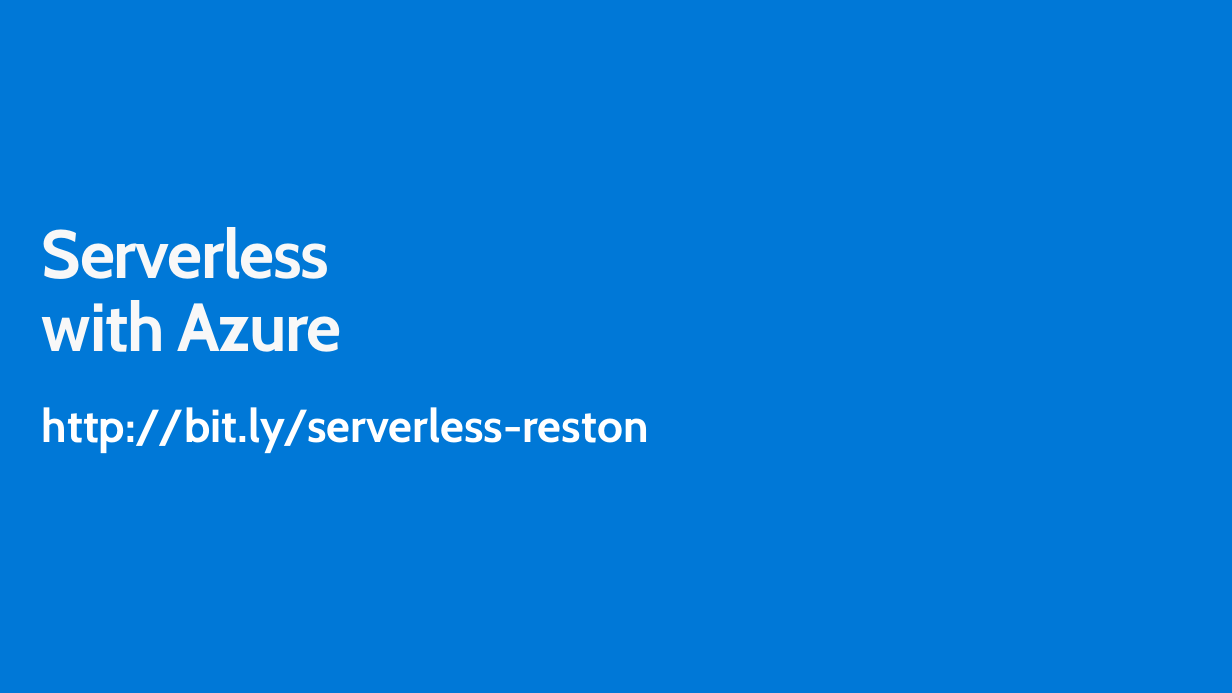
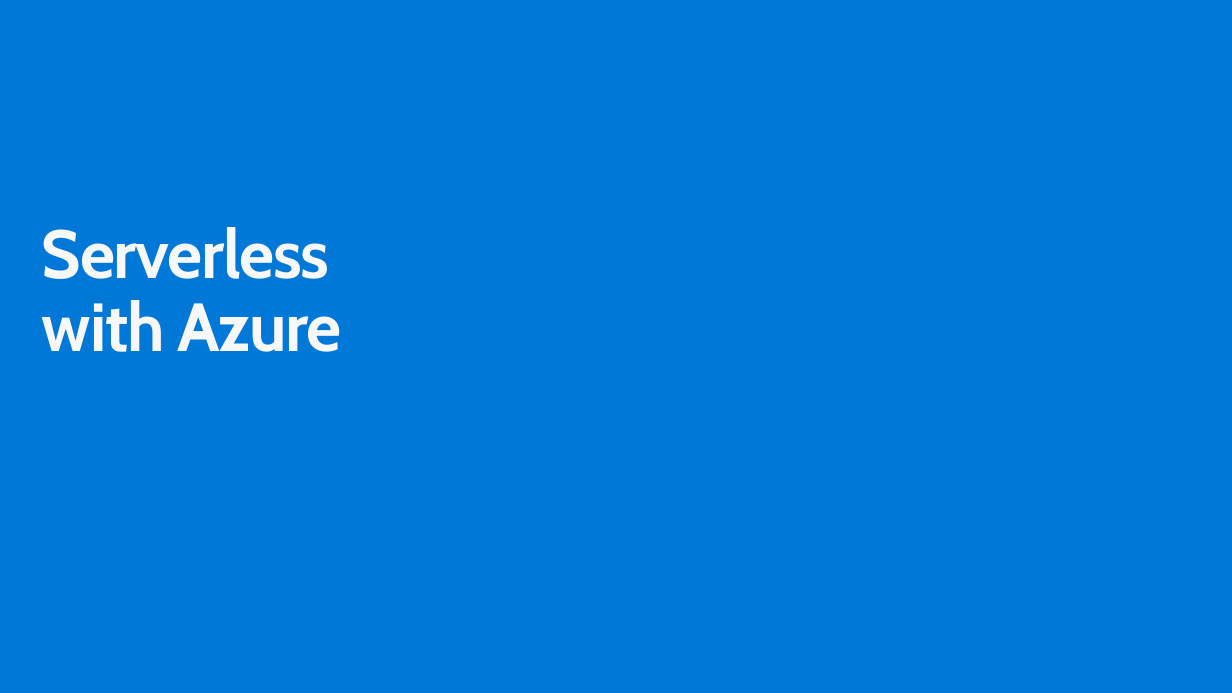
Before and after one commit to codingwithsasquatch/serverless_ninjas_workshop, a slide deck: slide 1 of 1-Intros_and_Overview/Serverless_Workshop-Intros_and_Overview.pptx. Drawn at 1232x693 pixels with LibreOffice and Linux fonts; fonts in the diff are those of the drawing; background and template pictures are left out. Boxes give left, top, right and bottom in pixels: in the first picture for what was removed or moved away, otherwise in the second. Text is boxed around its words. In the diff, an @@ line names an element or a change of style, - is before the commit and + after.

```diff
--- a/1-Intros_and_Overview/Serverless_Workshop-Intros_and_Overview.pptx
+++ b/1-Intros_and_Overview/Serverless_Workshop-Intros_and_Overview.pptx
@@ text removed at box(42, 407, 649, 453) @@
-http://bit.ly/serverless-reston
```
Also in this commit, not shown: 3 other slides changed, 1 slide added, 1 slide removed.
